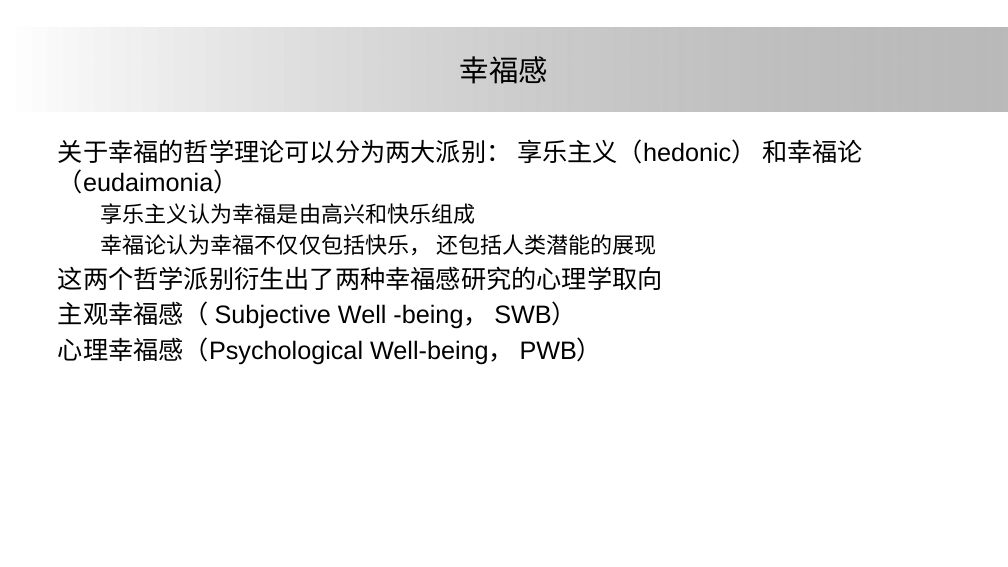
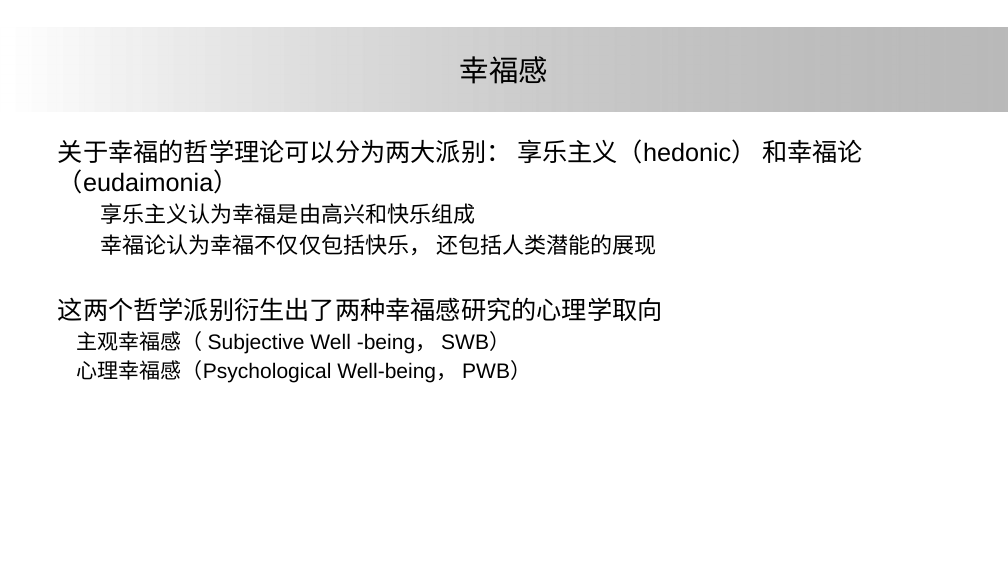
Before and after one commit to ElsaLuo/-, a slide deck: slide 3 of 我的坚果云/研究生搞学术/大论文/论文汇报/one.pptx. Drawn at 1008x567 pixels with LibreOffice and Linux fonts; fonts in the diff are those of the drawing; background and template pictures are left out. Boxes give left, top, right and bottom in pixels: in the first picture for what was removed or moved away, otherwise in the second. Text is boxed around its words. In the diff, an @@ line names an element or a change of style, - is before the commit and + after.

```diff
--- a/我的坚果云/研究生搞学术/大论文/论文汇报/one.pptx
+++ b/我的坚果云/研究生搞学术/大论文/论文汇报/one.pptx
@@ text at bbox=[77, 331, 531, 383]: size 24 to 20 pt in "主观幸福感（ Subjective Well -being， SWB）", "心理幸福感（Psychological Well-being， PWB）" @@
```
Also in this commit, not shown: 4 other slides changed, 10 slides added.
